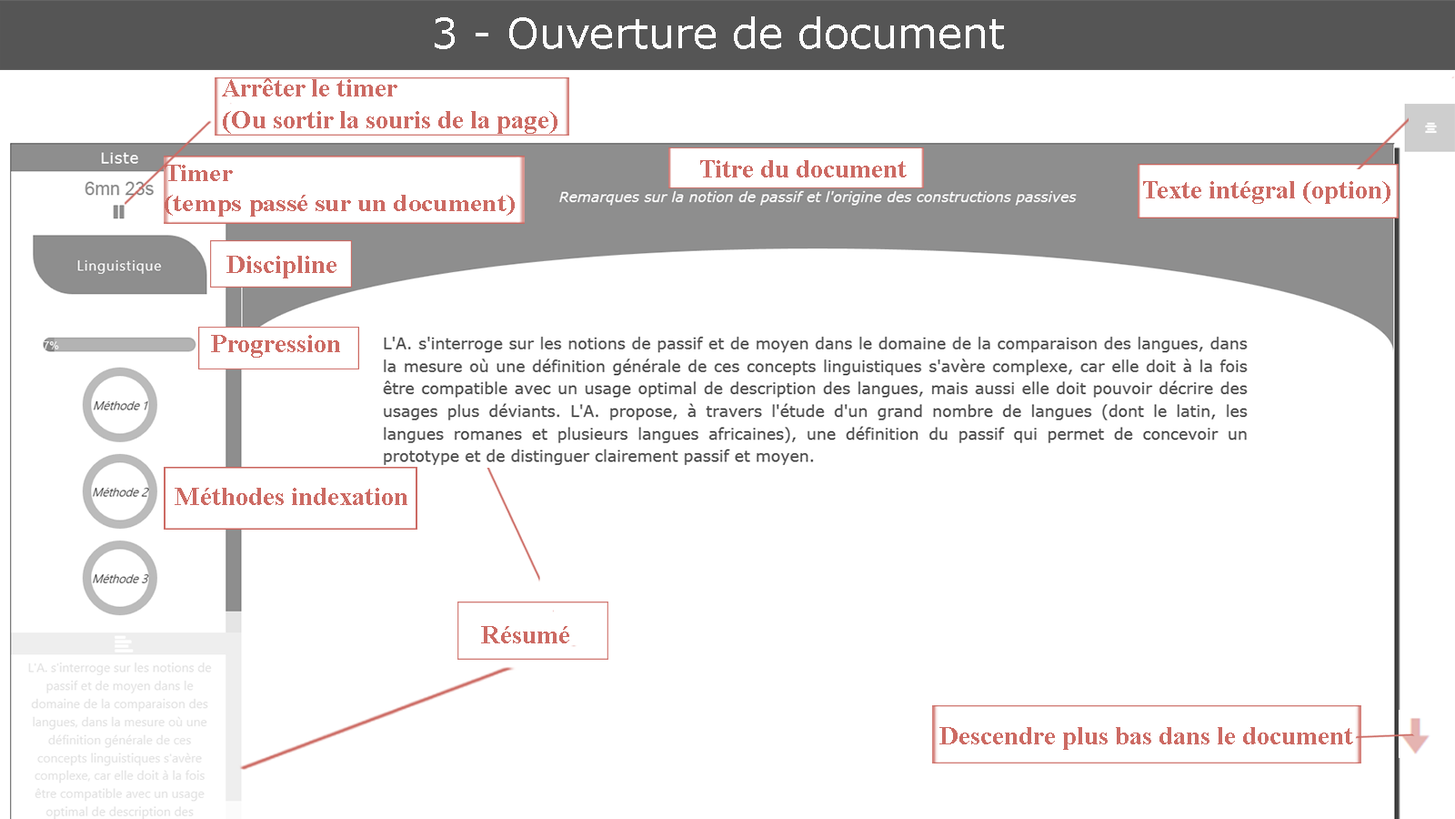
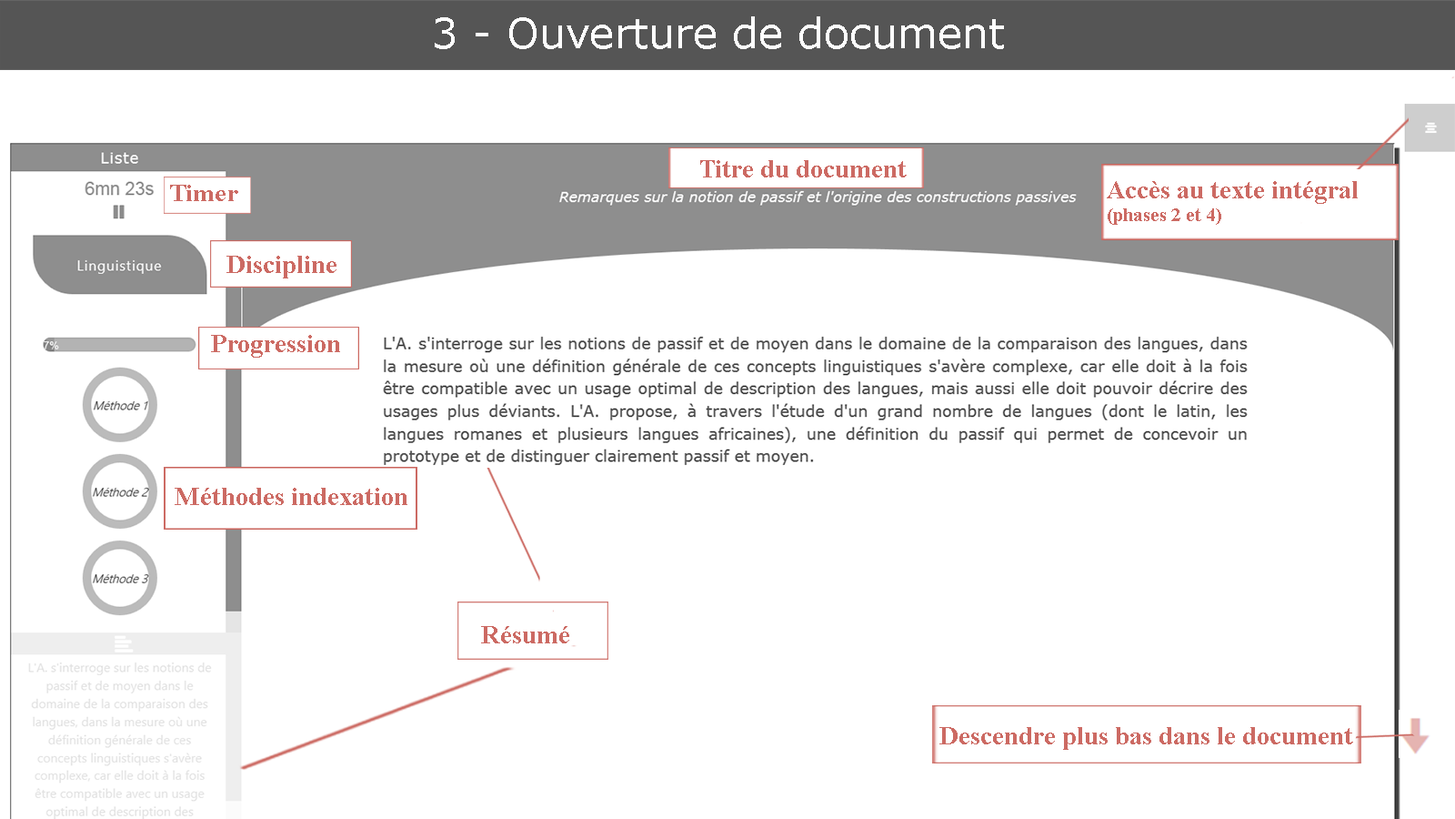
Layered file, before and after one edit (1455 x 819). Changes by layer:
painted on "Timer" over [164, 164, 515, 217]
painted on "texte" (1st of 2) over [1106, 181, 1391, 225]
hid "trait timer" over [123, 102, 232, 206]
hid "Arrêter le timer (Ou sortir la souris de la page)" over [221, 78, 558, 134]
hid "rect timer" over [214, 77, 570, 136]
painted on "timer" over [163, 155, 525, 224]
painted on "texte" (2nd of 2) over [1101, 163, 1399, 241]
